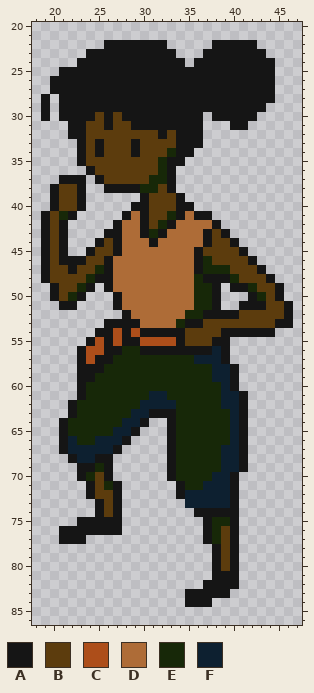
Pixel-art file: assets/chara.ase. Above, as it was before the edit.
64x96 pixels, 1 frame. Shown: x 18..47, y 20..86.
Palette (. is transparent): A #151515  B #5c3c0d  C #ad4e1a  D #ae6c37  E #172808  F #0d2030
Once edited:
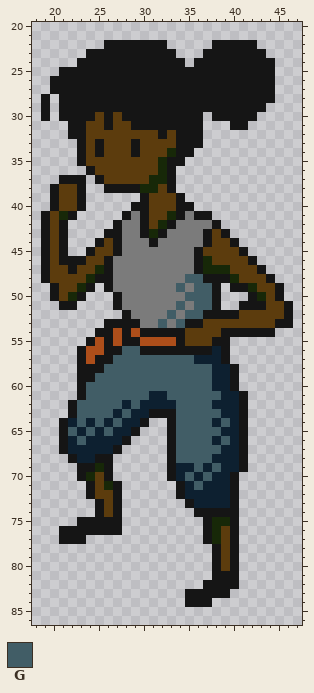
Colours new in this view: G #415d66
The edit:
@@ palette @@
-D #ae6c37
+D #7b7b7b
--- layer "chara"
@@ x 18..47 @@
 47 .ABBABBEADDDDDDDDDAEEEBBBA....
-48 .ABBBBEAADDDDDDDDDEAAAEBBBA...
-49 ..ABBEA.ADDDDDDDDDEEA.AAEBBA..
-50 ..ABEA...ADDDDDDDDEEA...AEBA..
-51 ...AA....ADDDDDDDDEEA..AAABBA.
-52 ..........ADDDDDDEEAAAABBBBBA.
-53 ........AAAADDDDEAABBBBBBBBAA.
+48 .ABBBBEAADDDDDDDDGGAAAEBBBA...
+49 ..ABBEA.ADDDDDDDGDGGA.AAEBBA..
+50 ..ABEA...ADDDDDDDGGGA...AEBA..
+51 ...AA....ADDDDDDGDGGA..AAABBA.
+52 ..........ADDDDGDGGAAAABBBBBA.
+53 ........AAAADDGDGAABBBBBBBBAA.
 54 .......AACACAAAAABBBBAAAAAA...
 55 ......ACACAACCCCABBBAA........
-56 .....ACCAAEEAAAAAAAAFA........
-57 .....ACAAEEEEEEEEEFFFA........
-58 .....AAAEEEEEEEEEEEEFFA.......
-59 .....AAEEEEEEEEEEEEEFFA.......
-60 .....AEEEEEEEEEEEEEEEFA.......
-61 .....AEEEEEEEFFEEEEEEFFA......
-62 ....AEEEEEEEFFFFEEEEEFFA......
-63 ....AEEEEEEFFAAAEEEEEEFA......
-64 ...AEEEEEEFFA..AEEEEEEFA......
-65 ...AEEEEEFFA...AEEEEEEFA......
-66 ...AFEEFFFA....AEEEEEEFA......
-67 ...AFFFFFA.....AEEEEEFFA......
-68 ....AFFAA......AEEEEEFFA......
-69 .....AAEA......AEEEEEFFA......
-70 .....AEBA......AEEEEFFA.......
-71 ......ABEA......AEEFFFA.......
+56 .....ACCAAGGAAAAAAAAFA........
+57 .....ACAAGGGGGGGGGFFFA........
+58 .....AAAGGGGGGGGGGGGFFA.......
+59 .....AAGGGGGGGGGGGGGFFA.......
+60 .....AGGGGGGGGGGGGGGFFA.......
+61 .....AGGGGGGGFFGGGGGGFFA......
+62 ....AGGGGGFGFFFFGGGGFFFA......
+63 ....AGGGGFGFFAAAGGGGGFFA......
+64 ...AFGFGFGFFA..AGGGGFGFA......
+65 ...AGFGFGFFA...AGGGGGFFA......
+66 ...AFGFFFFA....AGGGGFGFA......
+67 ...AFFFFFA.....AGGGGGFFA......
+68 ....AFFAA......AGGGGFFFA......
+69 .....AAEA......AFFGFGFFA......
+70 .....AEBA......AFGFGFFA.......
+71 ......ABEA......AFGFFFA.......
 72 ......ABBA......AFFFFFA.......
-73 .......ABA.......FFFFFA.......
+73 .......ABA.......AFFFFA.......
 74 .......ABA........AAAAA.......
Pixel boxes of the changes (left, top, right, bottom) in both pictures:
changed: (68, 211, 230, 508)
